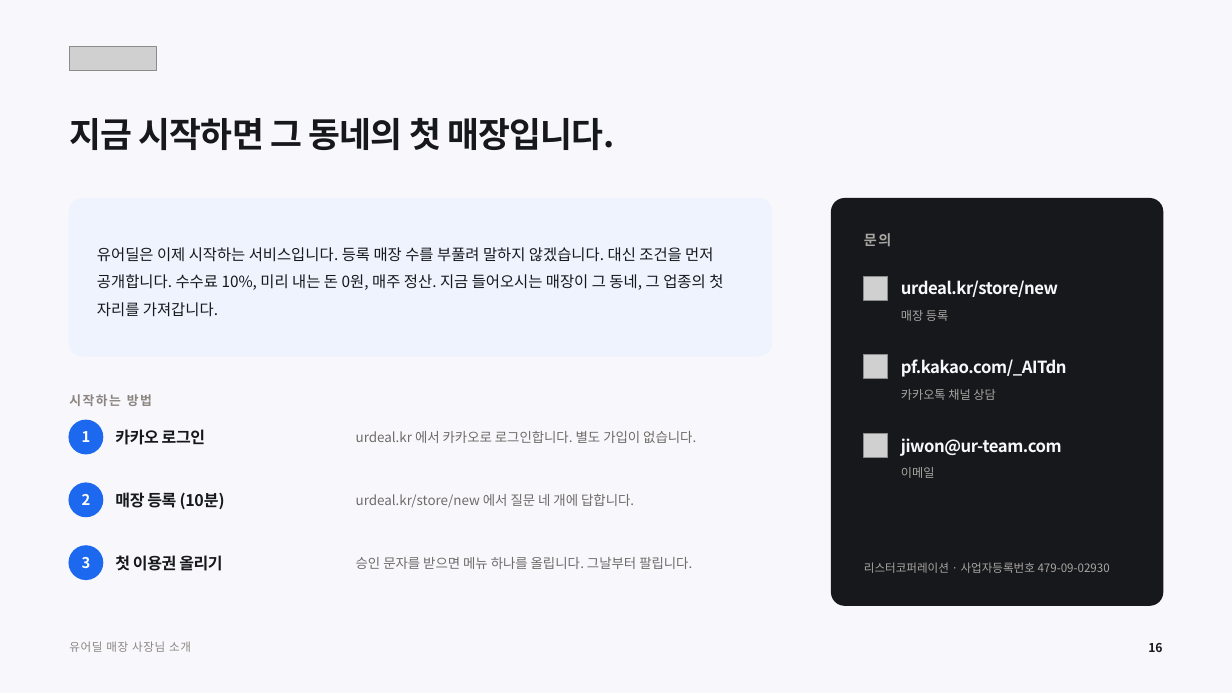
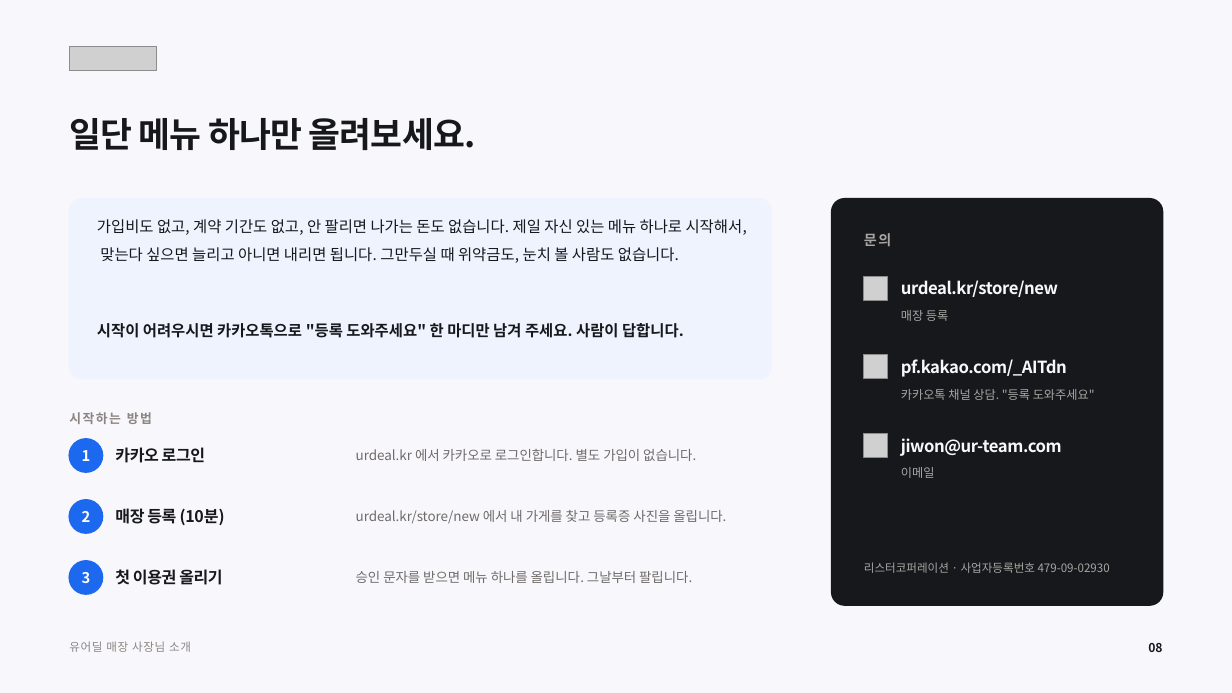
Before and after one commit to tobe2111/ur-live, a slide deck: slide 8 of docs/business/proposals/urdeal-store-owner-deck.pptx (slide 16 before the commit). Drawn at 1232x693 pixels with LibreOffice and Linux fonts; fonts in the diff are those of the drawing; grey boxes stand for pictures. Boxes give left, top, right and bottom in pixels: in the first picture for what was removed or moved away, otherwise in the second. Text is boxed around its words. In the diff, an @@ line names an element or a change of style, - is before the commit and + after.

```diff
--- a/docs/business/proposals/urdeal-store-owner-deck.pptx
+++ b/docs/business/proposals/urdeal-store-owner-deck.pptx
@@ text at <box>69,118,476,150</box>: text changed @@
-지금 시작하면 그 동네의 첫 매장입니다.
+일단 메뉴 하나만 올려보세요.
@@ rounded rectangle: place and size @@
-rounded rectangle at <box>69,199,772,356</box>
+rounded rectangle at <box>69,199,772,379</box>
@@ rounded rectangle at <box>69,199,772,379</box>: proportions changed @@
@@ text added at <box>97,219,747,263</box>, 12 pt, text #16181C @@
+가입비도 없고, 계약 기간도 없고, 안 팔리면 나가는 돈도 없습니다. 제일 자신 있는 메뉴 하나로 시작해서, 맞는다 싶으면 늘리고 아니면 내리면 됩니다. 그만두실 때 위약금도, 눈치 볼 사람도 없습니다.
@@ text removed at <box>97,247,723,317</box> @@
-유어딜은 이제 시작하는 서비스입니다. 등록 매장 수를 부풀려 말하지 않겠습니다. 대신 조건을 먼저 공개합니다. 수수료 10%, 미리 내는 돈 0원, 매주 정산. 지금 들어오시는 매장이 그 동네, 그 업종의 첫 자리를 가져갑니다.
@@ text added at <box>97,323,684,338</box>, 12 pt, text #16181C, bold @@
+시작이 어려우시면 카카오톡으로 "등록 도와주세요" 한 마디만 남겨 주세요. 사람이 답합니다.
@@ text at <box>901,389,1095,400</box>: text changed @@
-카카오톡 채널 상담
+카카오톡 채널 상담. "등록 도와주세요"
@@ 4 texts, 1 ellipse: place and size @@
-4 texts, 1 ellipse at <box>69,394,696,454</box>
+4 texts, 1 ellipse at <box>69,412,696,472</box>
@@ 5 texts, 2 ellipses: place and size @@
-5 texts, 2 ellipses at <box>69,483,692,579</box>
+5 texts, 2 ellipses at <box>69,500,692,594</box>
@@ text at <box>356,510,726,524</box>: text changed @@
-urdeal.kr/store/new 에서 질문 네 개에 답합니다.
+urdeal.kr/store/new 에서 내 가게를 찾고 등록증 사진을 올립니다.
@@ text at <box>1148,643,1162,652</box>: text changed @@
-16
+08
```
Also in this commit, not shown: 7 other slides changed, 8 slides removed, 7 other files.
